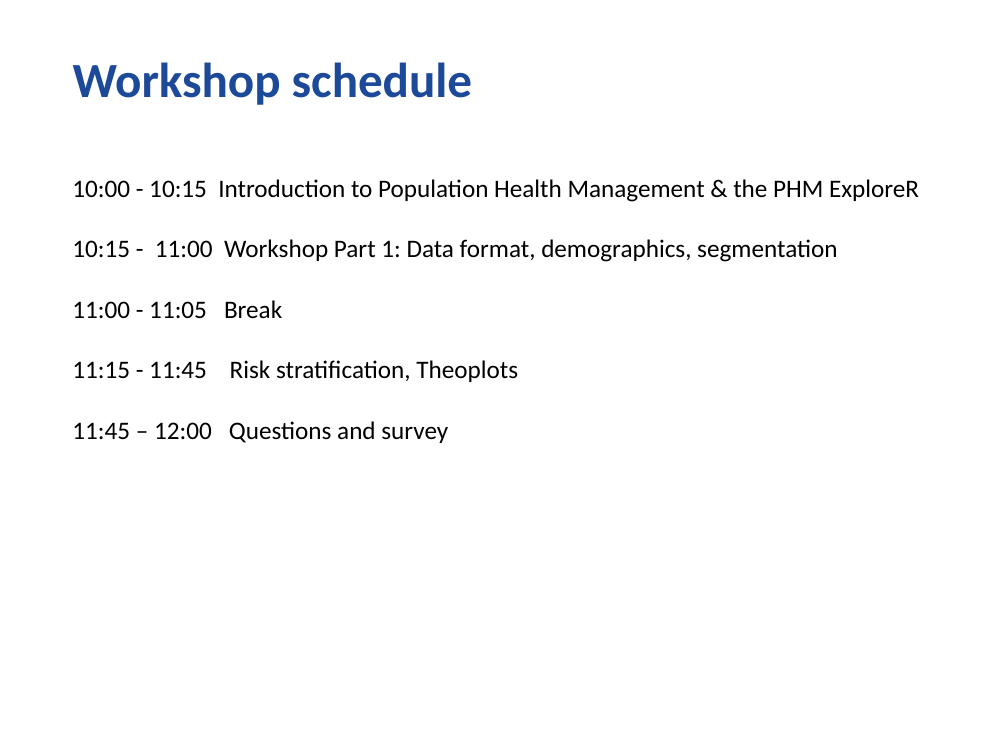
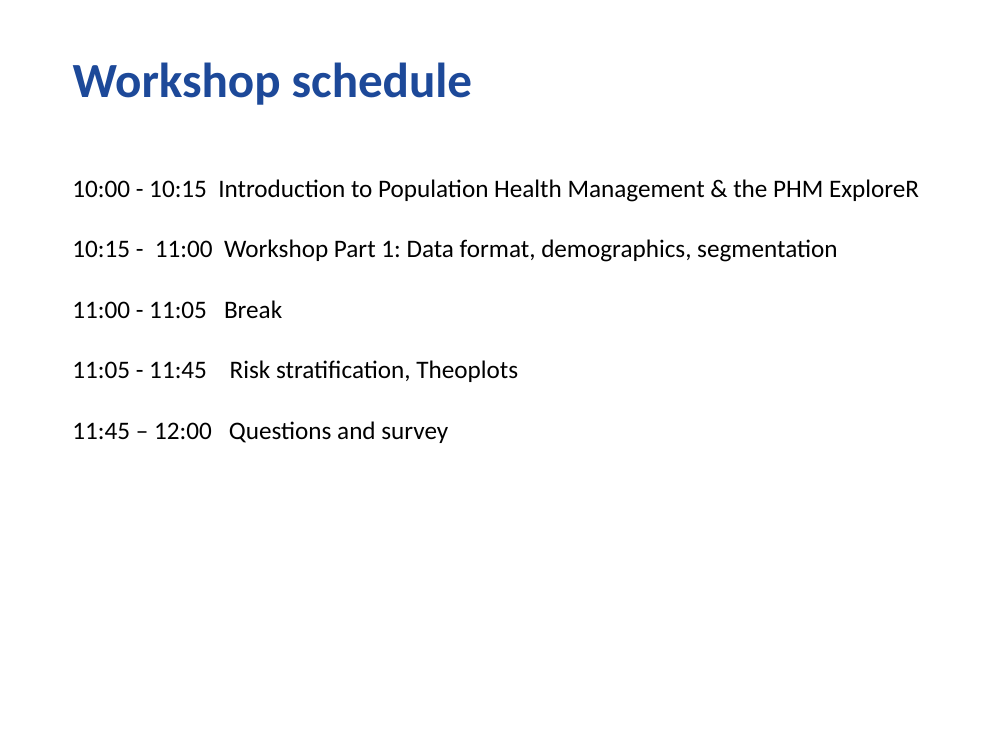
Before and after one commit to nhs-bnssg-analytics/ExploreR, a slide deck: slide 9 of NHSR_2021_ExploreR_intro_final.pptx. Drawn at 1008x756 pixels with LibreOffice and Linux fonts; fonts in the diff are those of the drawing; background and template pictures are left out. Boxes give left, top, right and bottom in pixels: in the first picture for what was removed or moved away, otherwise in the second. Text is boxed around its words. In the diff, an @@ line names an element or a change of style, - is before the commit and + after.

```diff
--- a/NHSR_2021_ExploreR_intro_final.pptx
+++ b/NHSR_2021_ExploreR_intro_final.pptx
@@ text at <box>72,360,518,382</box>: text changed @@
-11:15 - 11:45 Risk stratification, Theoplots
+11:05 - 11:45 Risk stratification, Theoplots
```
